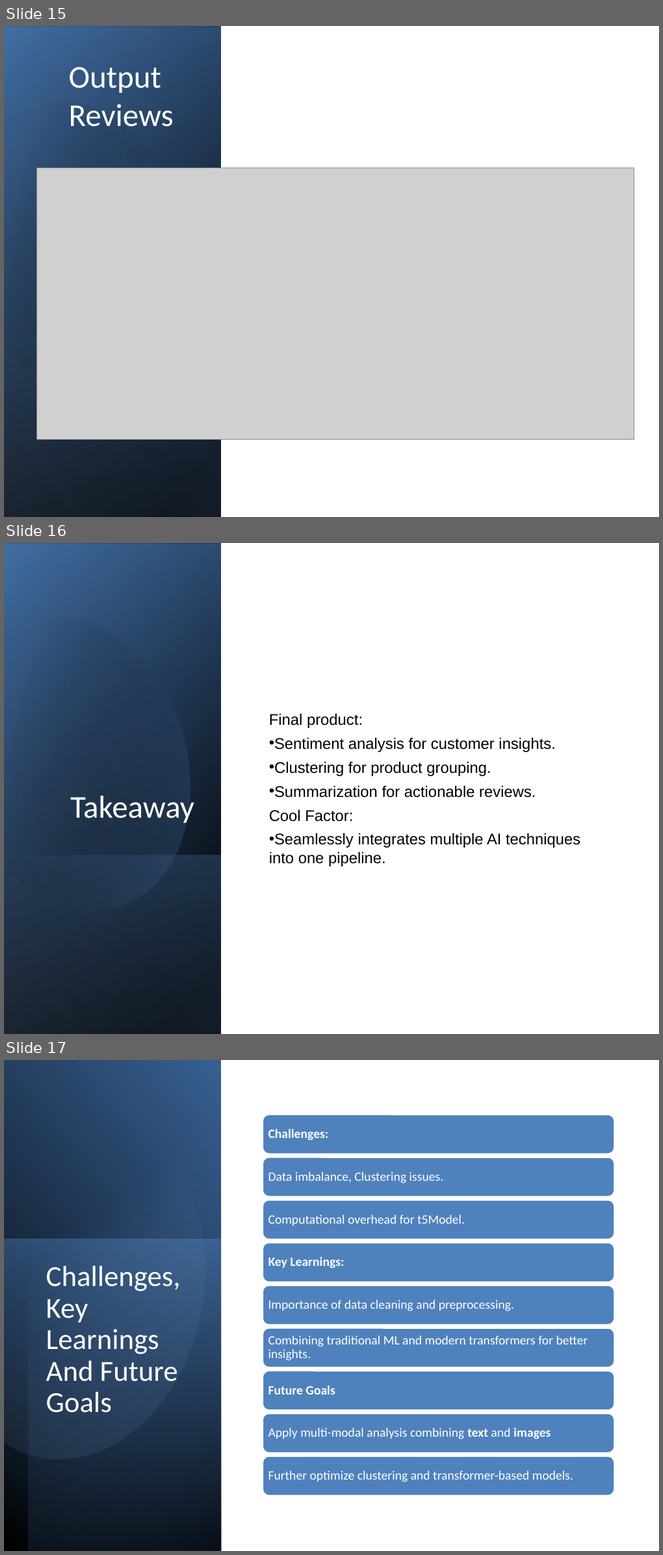
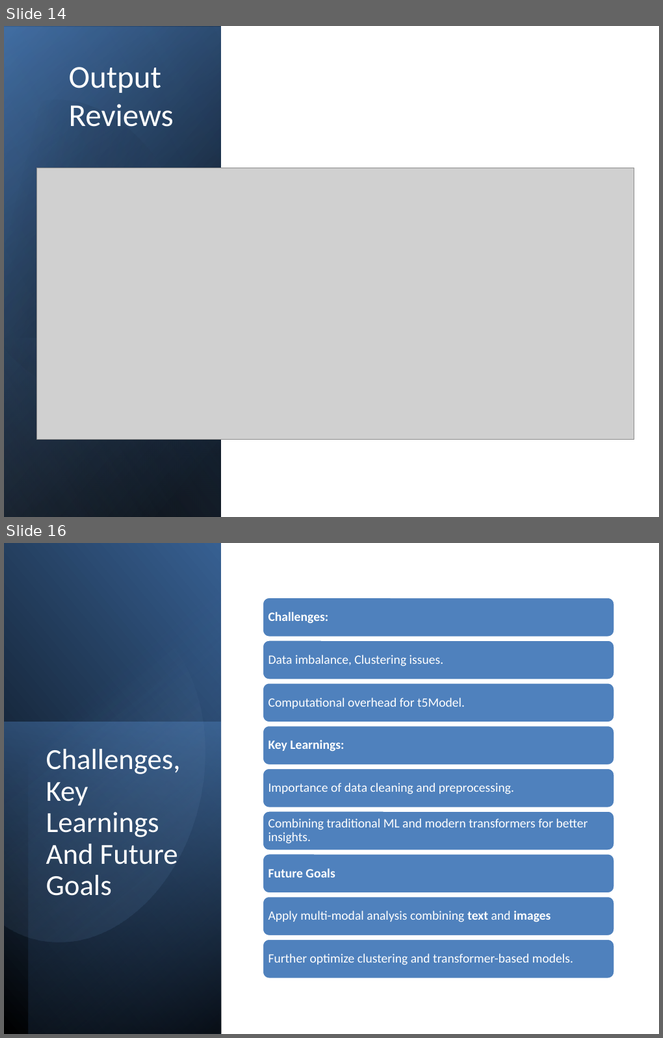
Before and after one commit to mehakhafeez/NLPprojectweek6, a slide deck: NLPProject3.pptx. Shown one above the other, each under a label of ours: slides 15, 16 and 17 before the commit, slides 14 and 16 after it; the slides between them are not shown. The pictures are 663x1555 and 663x1038 pixels, drawn with LibreOffice and Linux fonts; fonts in the diff are those of the drawing; grey boxes stand for pictures. Boxes give left, top, right and bottom in pixels: in the first picture for what was removed or moved away, otherwise in the second. Text is boxed around its words. In the diff, an @@ line names an element or a change of style, - is before the commit and + after.

```diff
--- a/NLPProject3.pptx
+++ b/NLPProject3.pptx
@@ slide 16 removed at (x1=4, y1=543, x2=659, y2=1034), background #FFFFFF @@
@@ rectangle removed at (x1=4, y1=543, x2=659, y2=1034) @@
@@ rectangle removed at (x1=5, y1=543, x2=221, y2=1034) @@
@@ rectangle removed at (x1=5, y1=544, x2=221, y2=1034) @@
@@ rectangle removed at (x1=5, y1=543, x2=221, y2=1033) @@
@@ freeform shape removed at (x1=4, y1=589, x2=224, y2=935) @@
@@ text removed at (x1=269, y1=713, x2=581, y2=867) @@
-Final product:
-• Sentiment analysis for customer insights.
-• Clustering for product grouping.
-• Summarization for actionable reviews.
-Cool Factor:
-• Seamlessly integrates multiple AI techniques into one pipeline.
@@ title removed at (x1=70, y1=796, x2=194, y2=823) @@
-Takeaway
@@ rectangle removed at (x1=5, y1=855, x2=221, y2=1034) @@
@@ what was slide 15 is now slide 14 @@
@@ what was slide 17 is now slide 16 @@
```
Also in this commit, not shown: 4 slides changed, 1 slide added, 1 other slide removed, 3 other files.
